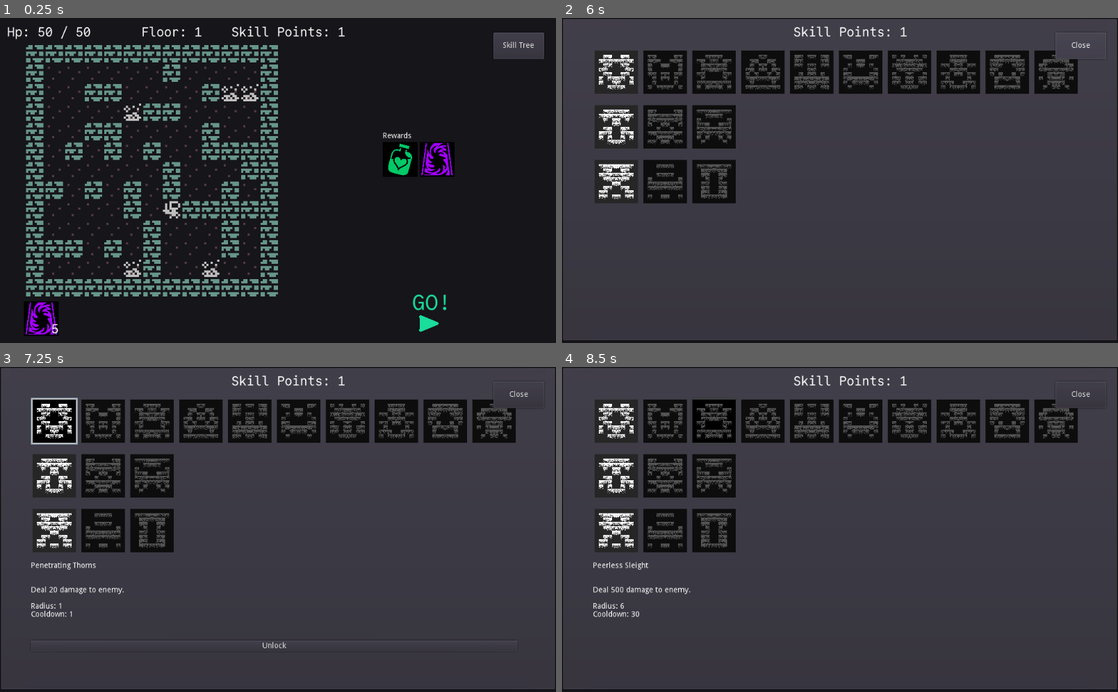
Above: before the commit, frames 1-4 (two rows, left to right).
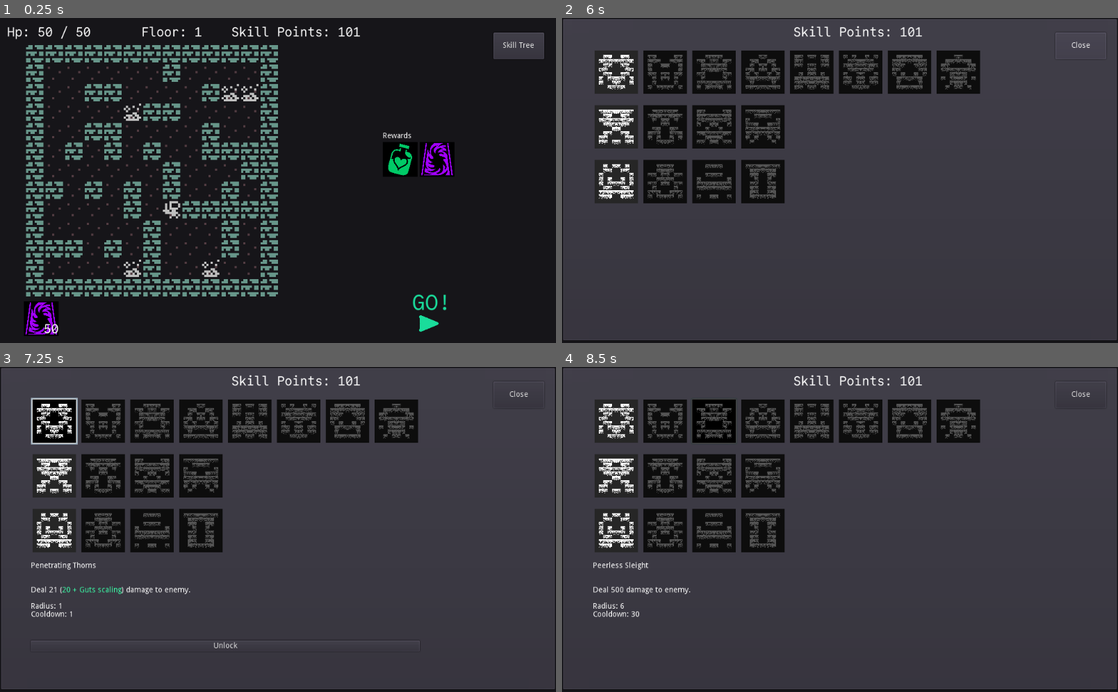
Above: after the commit, the same moments.

Repository: redxaxder/7DRL2024
Game: Godot game, scene res://main.tscn
Two runs of this game, one before a commit and one after it. Both use one fixed random seed, a clock stepped at 60 frames per second and the inputs below.
Inputs (mouse positions are in pixels of both pictures, inside the frame that each line leads up to):
- Up to frame 1 (0.25 s): no input
- Up to frame 2 (6 s): click (990, 317) at 0.5 s; click (1045, 24) at 1.25 s; move the mouse to (840, 180) at 2.02 s; hold D (right) 2.03-2.78 s; hold Space (toggle) 2.03-2.78 s; click (840, 180) at 2.17 s; move the mouse to (728, 196) at 2.77 s; hold S (down) 2.78-3.5 s; tap Space (toggle) at 2.85, 5.1 s; click "DONE" at 3.5 s; move the mouse to (895, 109) at 4.27 s; hold D (right) 4.28-5.03 s; hold Space (toggle) 4.28-5.03 s; move the mouse to (812, 245) at 5.02 s; hold Up (ui_up) 5.03-5.75 s; click (812, 245) at 5.17 s; click "Skill Tree" at 5.75 s
- Up to frame 3 (7.25 s): click (55, 422) at 6.52 s
- Up to frame 4 (8.5 s): click (667, 422) at 7.27 s; click (712, 422) at 8.02 s

The runs differ from the first frame. In frame 1, less than 0.1% of the frame differs, in the area x 8-65%, y 2-98%; in frame 2, 6.3%; in frame 3, 6.6%, in the area x 6-93%, y 2-87%; in frame 4, 6.3%.

Commit message:
Skill descriptions improved and scaling text added.

Diff:
--- a/ViewSkillTree.gd
+++ b/ViewSkillTree.gd
@@ -3,6 +3,8 @@
 signal skill_unlocked
 
 export var skill_tree: Resource
+
+var extra_skill_points : int = 100
 
 var num_skills_to_unlock: int = 0
 var progress: int = 0
@@ -120,7 +122,11 @@
 func selectSkill(skill: Skill, button: Button = null):
 	selected_skill = skill
 	$VBoxContainer/SkillName.text = skill.name
-	$VBoxContainer/ScrollContainer/SkillDescription.text = skill.generate_description(player_stats)
+	$VBoxContainer/ScrollContainer/SkillDescription.text = ""
+	$VBoxContainer/ScrollContainer/SkillDescription.bbcode_enabled = true
+	$VBoxContainer/ScrollContainer/SkillDescription.append_bbcode(
+		skill.generate_description(player_stats)
+	)
 	update_unlock_button(skill)
 
 	if(button):
@@ -190,7 +196,7 @@
 
 func update_num_skills_to_unlock(p_progress: int):
 	progress = p_progress
-	num_skills_to_unlock = total_skills_to_unlock(progress) - unlocked_skills.keys().size()
+	num_skills_to_unlock = extra_skill_points + total_skills_to_unlock(progress) - unlocked_skills.keys().size()
 	#update_unlock_button()
 
 func total_skills_to_unlock(progress: int) -> int:
--- a/data/consumables/Consumables.gd
+++ b/data/consumables/Consumables.gd
@@ -15,7 +15,7 @@
 		"description": "Skip the current encounter.",
 		"sprite": preload("res://graphics/consumables/magic-portal.svg"),
 		"color": Color("#a300ff"),
-		"start_count": 5
+		"start_count": 50
 	},
 	"health": {
 		"name": "Health Potion",
--- a/data/skills/Ability.gd
+++ b/data/skills/Ability.gd
@@ -63,19 +63,45 @@
 	mod.coefficient = coeff
 	return mod
 
+func get_modifier_scaling_desc(modified_param : int ):
+	for m in modifiers:
+		if m.modified_param == modified_param:
+			return "{0}".format([
+				# str(m.coefficient * 100),
+				Stat.Kind.keys()[m.modifier_stat]
+			])
+
 func describe_effect(stats: StatBlock) -> String:
+	var scaled_power = power(stats)
+	var base_power = effect.power
+	var scaled_string = ""
+	var modifier_scaling = get_modifier_scaling_desc(ModParam.Power)
+	if modifier_scaling:
+		scaled_string = " ([color=#3affa9]{0} + {1} scaling[/color])".format([
+			effect.power,
+			modifier_scaling,
+		])
+
 	match effect.effect_type:
 		SkillsCore.EffectType.Damage:
-			return "Deal {0} damage".format([power(stats)])
+			return "Deal {0}{1} damage".format([
+				power(stats),
+				scaled_string
+			])
 		SkillsCore.EffectType.StatBuff:
 			var increase = "Add"
 			if effect.power < 0: increase = "Decrease"
 			var buff = "buff" if effect.power > 0 else "debuff"
 
+			var power_string = "{0}{1}".format([
+				power(stats),
+				scaled_string
+			])
+
 			return "Add {power} {stat} {buff}".format({
 				"buff": buff,
 				"stat": Stat.NAME[effect.mod_stat],
-				"power": power(stats)
+				"power": power_string
 			})
 	assert(false, "missing effect description")
 	return ""
@@ -89,15 +115,57 @@
 	assert(false, "unhandled target")
 	return ""
 
+func describe_radius(stats: StatBlock):
+	var scaled_string = ""
+	var modifier_scaling = get_modifier_scaling_desc(ModParam.Radius)
+	if modifier_scaling: # always remind about scaling
+		scaled_string = " ([color=#3affa9]{0} + {1} scaling[/color])".format([
+			activation.radius,
+			modifier_scaling,
+		])
+
+	return "Radius: {0}{1}\n".format([
+		radius(stats),
+		scaled_string
+	])
+
+func describe_cooldown(stats: StatBlock):
+	var scaled_string = ""
+	var modifier_scaling = get_modifier_scaling_desc(ModParam.CooldownTime)
+	if modifier_scaling: # always remind about scaling
+		scaled_string = " ([color=#3affa9]{0} - {1} scaling[/color])".format([
+			activation.cooldown_time,
+			modifier_scaling,
+		])
+
+	return "Cooldown: {0}{1}\n".format([
+		cooldown_time(stats),
+		scaled_string
+	])
+
+func describe_range(stats: StatBlock):
+	var scaled_string = ""
+	var modifier_scaling = get_modifier_scaling_desc(ModParam.AbilityRange)
+	if modifier_scaling: # always remind about scaling
+		scaled_string = " ([color=#3affa9]{0} - {1} scaling[/color])".format([
+			activation.ability_range,
+			modifier_scaling,
+		])
+
+	return "Range: {0}{1}\n".format([
+		ability_range(stats),
+		scaled_string
+	])
+
 func generate_description(stats: StatBlock) -> String:
 	var dict = {}
 	dict["trigger"] = ["Action","Reaction"][activation.trigger]
-	dict["range"] = ability_range(stats)
-	dict["radius"] = radius(stats)
+	dict["range"] = describe_range(stats)
+	dict["radius"] = describe_radius(stats)
 	dict["target"] = describe_target(effect.targets)
 	dict["activation_text"] = describe_activation_condition()
 	dict["effect_text"] = describe_effect(stats)
-	dict["cooldown"] = cooldown_time(stats)
+	dict["cooldown"] = describe_cooldown(stats)
 #	prints("hp", stats.max_hp())
 	var text = ""
 	# text += "{trigger}\n".format(dict)
@@ -107,20 +175,20 @@
 	text += "{effect_text}".format(dict)
 	text += " to {target}.\n".format(dict)
 
-	for m in modifiers:
-		text += "{0} scales off {1}% of {2}.  \n".format([
-			ModParam.keys()[m.modified_param],
-			str(m.coefficient),
-			Stat.Kind.keys()[m.modifier_stat]
-		])
+#	for m in modifiers:
+#		text += "{0} scales off {1}% of {2}.  \n".format([
+#			ModParam.keys()[m.modified_param],
+#			str(m.coefficient),
+#			Stat.Kind.keys()[m.modifier_stat]
+#		])
 	text += "\n"
 
-	if dict["range"] > 0:
-		text += "Range: {range}\n".format(dict)
-	if dict["radius"] > 0:
-		text += "Radius: {radius}\n".format(dict)
-	if dict["cooldown"] > 0:
-		text += "Cooldown: {cooldown}\n".format(dict)
+	if dict.range != "" && ability_range(stats) > 0:
+		text += dict.range
+	if dict.radius != "" && radius(stats) > 0:
+		text += dict.radius
+	if dict.cooldown != "":
+		text += dict.cooldown
 
 	return text
 
--- a/data/skills/SkillTree.gd
+++ b/data/skills/SkillTree.gd
@@ -172,6 +172,48 @@
 #	append_skill(abil2, 0)
 
 
+
+	append_and_create_ability({
+		"label": "Poison Pustule",
+		"element": Elements.Kind.Poison,
+		"row": 2,
+			# ***EFFECT***
+		"effect_type":	SkillsCore.EffectType.Damage,
+		"power":			500,
+			# ***EFFECT AIM***
+		"trigger_aim": 	SkillsCore.TriggerAim.Random,
+		"ability_range":  6,
+		"radius":			2,
+		"targets": 		SkillsCore.Target.Enemies,
+			# ***TRIGGER***
+		"trigger": 		SkillsCore.Trigger.Automatic,
+		"filter": 		Activation.Filter.Death,
+		"filter_actor": 	SkillsCore.Target.Enemies,
+		"cooldown_time":	1,
+		"modifiers": [Ability.mod(Stat.Kind.Guts, Ability.ModParam.AbilityRange, 10)]
+	})
+
+	append_and_create_ability({
+		"label": "Fiery Fire",
+		"element": Elements.Kind.Fire,
+		"row": 2,
+			# ***EFFECT***
+		"effect_type":	SkillsCore.EffectType.StatBuff,
+		"mod_stat": 		Stat.Kind.Accuracy,
+		"power":			20,
+			# ***EFFECT AIM***
+		"trigger_aim": 	SkillsCore.TriggerAim.Self,
+		"ability_range":  0,
+		"radius":			0,
+		"targets": 		SkillsCore.Target.Self,
+			# ***TRIGGER***
+		"trigger": 		SkillsCore.Trigger.Automatic,
+		"filter": 		Activation.Filter.Movement,
+		"filter_actor": 	SkillsCore.Target.Self,
+		"cooldown_time":	1,
+		"modifiers": [Ability.mod(Stat.Kind.Guts, Ability.ModParam.Power, 1)]
+	})
+
 	# Deal 10 damage to an enemy in a 5 radius (4 cooldown)
 	append_and_create_ability({
 		"label": "Icy Clutch",
@@ -180,14 +222,13 @@
 		"effect_type": SkillsCore.EffectType.Damage,
 		"ability_range": 0,
 		"power": 10,
-		"radius": 1,
+		"radius": 5,
 		"cooldown_time": 4,
 		"targets": SkillsCore.Target.Enemies,
 		"modifiers": [
-			# as a rule, single digit coefficients on mods
-			Ability.mod(Stat.Kind.Guts, Ability.ModParam.Radius, 10)
+			Ability.mod(Stat.Kind.Guts, Ability.ModParam.Radius, 1)
 		],
-		"row": 2
+		"row": 1
 	})
 
 	append_skill(create_ability_skill(aoe_test_ability), 1)
@@ -210,6 +251,7 @@
 		"filter": 		Activation.Filter.Attack,
 		"filter_actor": 	SkillsCore.Target.Enemies,
 		"cooldown_time":	0,
+		"modifiers": [Ability.mod(Stat.Kind.Guts, Ability.ModParam.Power, .6)]
 	})
 
 	append_and_create_ability({
@@ -229,6 +271,7 @@
 		"filter": 		Activation.Filter.Dodge,
 		"filter_actor": 	SkillsCore.Target.Enemies,
 		"cooldown_time":	30,
+		"modifiers": [Ability.mod(Stat.Kind.Guts, Ability.ModParam.CooldownTime, 2)]
 	})
 
 	append_and_create_ability({
@@ -286,25 +329,6 @@
 		"filter": 		Activation.Filter.Start,
 		"filter_actor": 	SkillsCore.Target.Self,
 		"cooldown_time":	0,
-	})
-
-	append_and_create_ability({
-		"label": "Poison pustule",
-		"element": Elements.Kind.Poison,
-		"row": 0,
-			# ***EFFECT***
-		"effect_type":	SkillsCore.EffectType.Damage,
-		"power":			500,
-			# ***EFFECT AIM***
-		"trigger_aim": 	SkillsCore.TriggerAim.Random,
-		"ability_range":  7,
-		"radius":			2,
-		"targets": 		SkillsCore.Target.Enemies,
-			# ***TRIGGER***
-		"trigger": 		SkillsCore.Trigger.Automatic,
-		"filter": 		Activation.Filter.Death,
-		"filter_actor": 	SkillsCore.Target.Enemies,
-		"cooldown_time":	1,
 	})
 
 	append_and_create_ability({
@@ -325,26 +349,6 @@
 		"filter": 		Activation.Filter.DamageReceived,
 		"filter_actor": 	SkillsCore.Target.Self,
 		"cooldown_time":	10,
-	})
-
-	append_and_create_ability({
-		"label": "Fiery Fire",
-		"element": Elements.Kind.Fire,
-		"row": 0,
-			# ***EFFECT***
-		"effect_type":	SkillsCore.EffectType.StatBuff,
-		"mod_stat": 		Stat.Kind.Accuracy,
-		"power":			20,
-			# ***EFFECT AIM***
-		"trigger_aim": 	SkillsCore.TriggerAim.Self,
-		"ability_range":  0,
-		"radius":			0,
-		"targets": 		SkillsCore.Target.Self,
-			# ***TRIGGER***
-		"trigger": 		SkillsCore.Trigger.Automatic,
-		"filter": 		Activation.Filter.Movement,
-		"filter_actor": 	SkillsCore.Target.Self,
-		"cooldown_time":	1,
 	})
 
 	append_skill(create_bonus_skill(Stat.Kind.Brawn, 5, SkillName.generate_name()), 0)
@@ -367,7 +371,11 @@
 
 	***EFFECT***
 	effect_type:	SkillsCore.EffectType { Damage, StatBuff }
-	mod_stat: 		Stat.Kind.Health,
+	mod_stat: 		Stat.Kind
+						{ Brawn, Brains, Guts, Eyesight, Footwork, Hustle,
+						Accuracy, Crit, Evasion, Damage, Speed, Health,
+						Physical, Fire, Ice, Poison,
+						PhysicalResist, FireResist, IceResist, PoisonResist,MAX},
 	power:			float
 
 	***EFFECT AIM***
@@ -384,6 +392,15 @@
 					SkillsCore.Target {Self, Enemies, Allies, Empty }
 	cooldown_time:	float
 
+	***MOD***
+	modifiers = [
+		Ability.mod(
+			Stat.Kind (see mod_stat above),
+			Ability.ModParam { Power, AbilityRange, CooldownTime, Radius },
+			float
+		)
+	]
+
 
 	***EXAMPLE***
 
@@ -406,6 +423,9 @@
 		"filter": 		Activation.Filter.Movement,
 		"filter_actor": 	SkillsCore.Target.Self,
 		"cooldown_time":	1,
+		"modifiers": [
+			Ability.mod(Stat.Kind.Guts, Ability.ModParam.Radius, 1)
+		],
 	})
 
 
